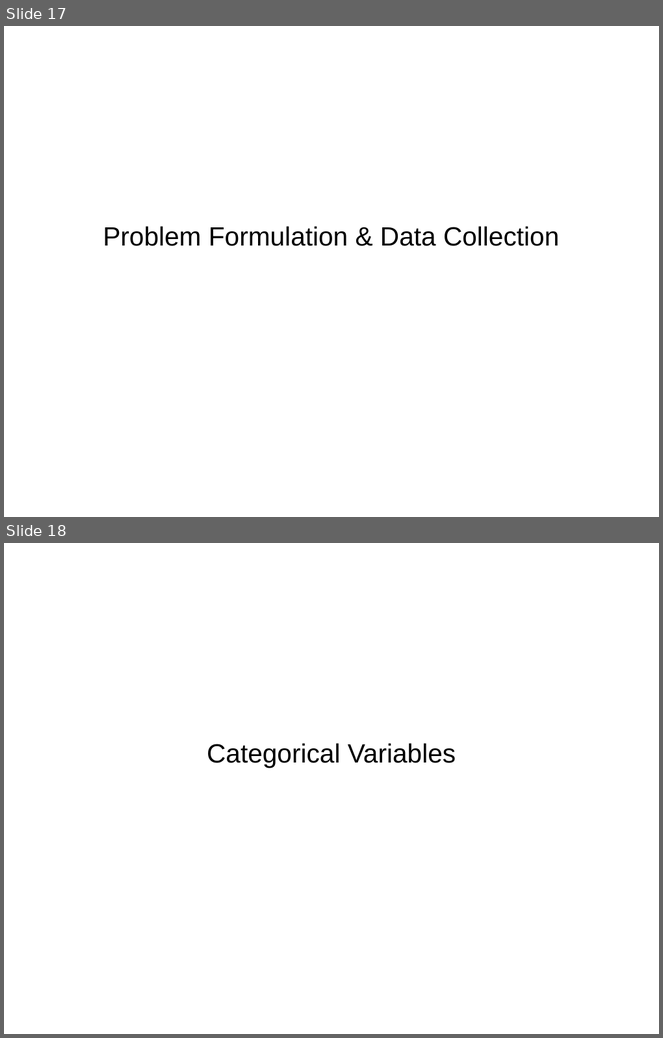
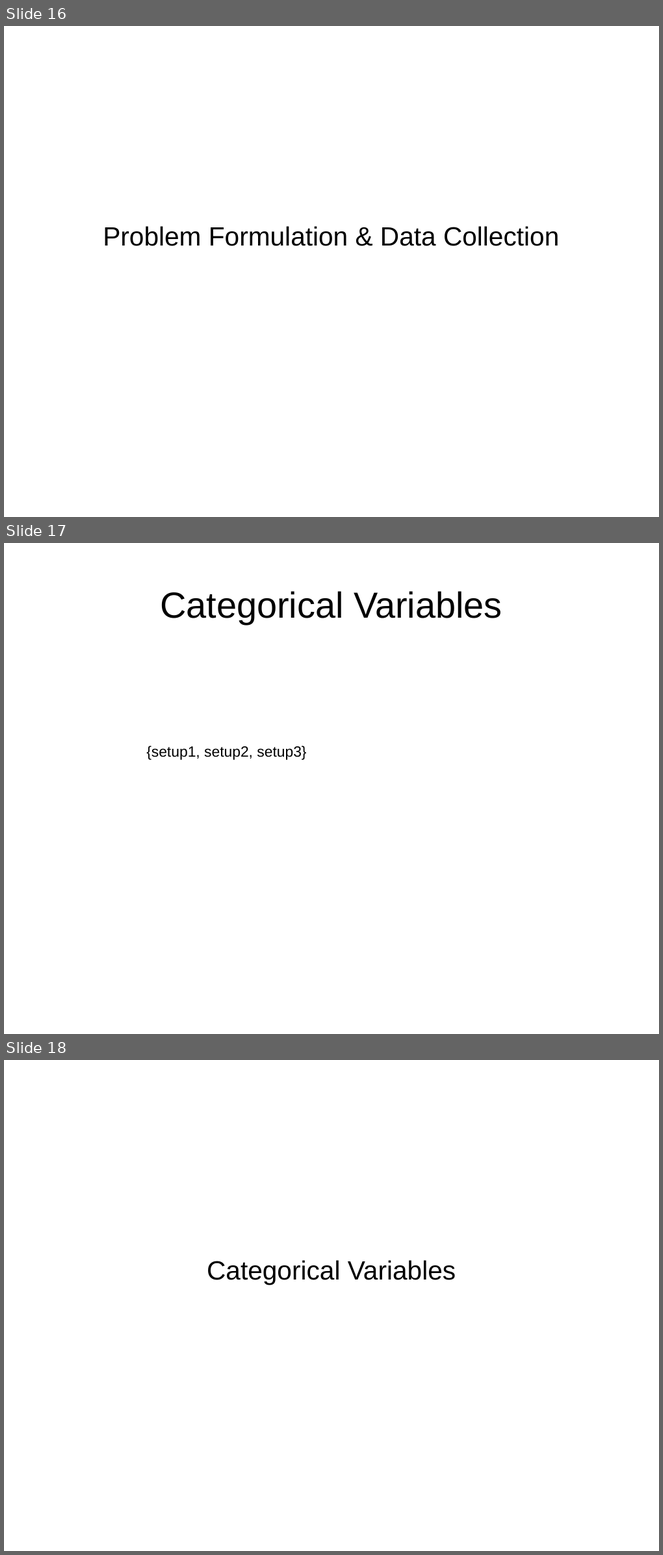
Before and after one commit to amueller/talks_odt, a slide deck: introduction_to_ml_with_python_bnl_2016.odp. Shown one above the other, each under a label of ours: slides 17 and 18 before the commit, slides 16, 17 and 18 after it. The pictures are 663x1038 and 663x1555 pixels, drawn with LibreOffice and Linux fonts; fonts in the diff are those of the drawing. Boxes give left, top, right and bottom in pixels: in the first picture for what was removed or moved away, otherwise in the second. Text is boxed around its words. In the diff, an @@ line names an element or a change of style, - is before the commit and + after.

```diff
--- a/introduction_to_ml_with_python_bnl_2016.odp
+++ b/introduction_to_ml_with_python_bnl_2016.odp
@@ slide 17 added at <box>4,543,659,1034</box>, background #FFFFFF @@
@@ title added at <box>160,591,503,624</box>, 44 pt, text #000000 @@
+Categorical Variables
@@ text added at <box>146,746,306,760</box>, 18 pt, text #000000 @@
+{setup1, setup2, setup3}
@@ what was slide 17 is now slide 16 @@
```
Also in this commit, not shown: 2 slides changed, 7 other slides added, 9 slides removed, 1 other file.
